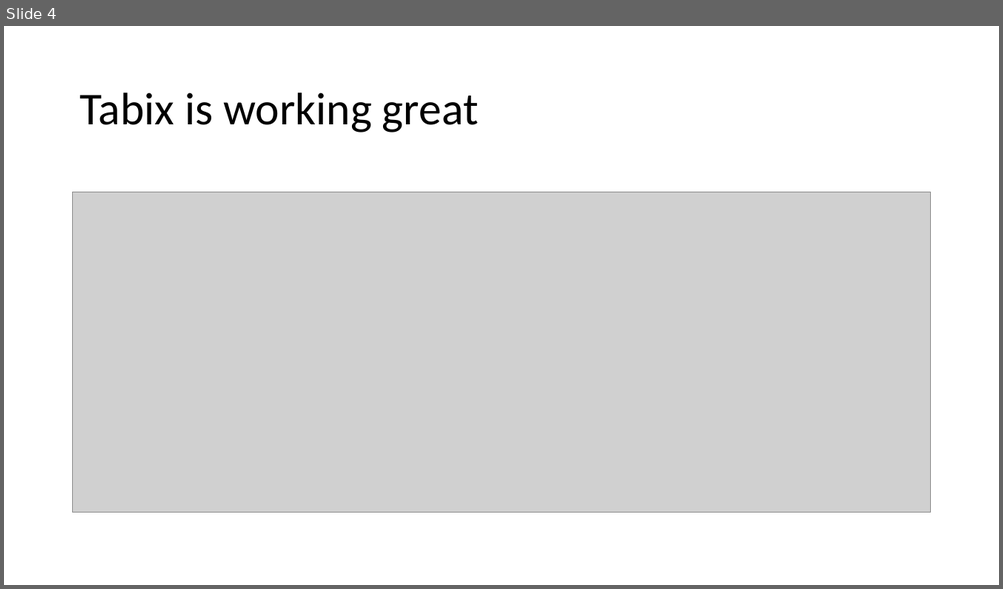
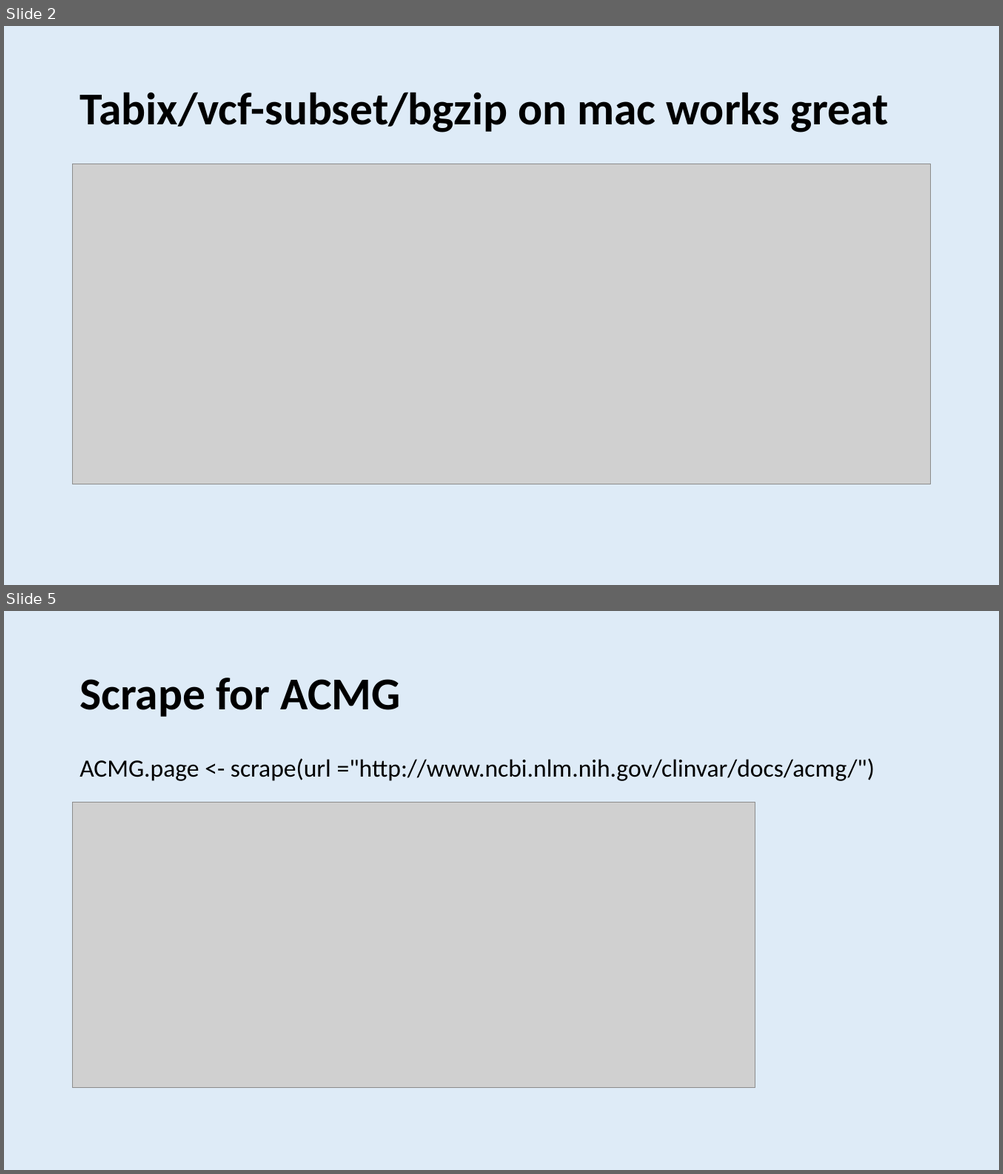
Before and after one commit to dfan/HST-2016, a slide deck: week_5/Presentation_week_5.pptx. Shown one above the other, each under a label of ours: slide 4 before the commit, slides 2 and 5 after it; the slides between them are not shown. The pictures are 1003x589 and 1003x1174 pixels, drawn with LibreOffice and Linux fonts; fonts in the diff are those of the drawing; grey boxes stand for pictures. Boxes give left, top, right and bottom in pixels: in the first picture for what was removed or moved away, otherwise in the second. Text is boxed around its words. In the diff, an @@ line names an element or a change of style, - is before the commit and + after.

```diff
--- a/week_5/Presentation_week_5.pptx
+++ b/week_5/Presentation_week_5.pptx
@@ slide 5 added at (4,611,999,1170), background #DEEBF7 @@
@@ title added at (79,678,401,717), 44 pt, text #000000, bold @@
+Scrape for ACMG
@@ text added at (79,758,875,781), 24 pt, text #000000 @@
+ACMG.page <- scrape(url ="http://www.ncbi.nlm.nih.gov/clinvar/docs/acmg/")
@@ picture added at (73,802,755,1088) @@
@@ what was slide 4 is now slide 2 @@
@@ slide 2 changed as well @@
@@ background #FFFFFF to #DEEBF7 @@
@@ title at (79,92,888,133): text changed; bold on @@
-Tabix is working great
+Tabix/vcf-subset/bgzip on mac works great
@@ picture: place and size @@
-picture at (73,192,930,513)
+picture at (73,164,930,485)
```
Also in this commit, not shown: 1 other slide changed, 8 other slides added, 3 slides removed, 5 other files.
